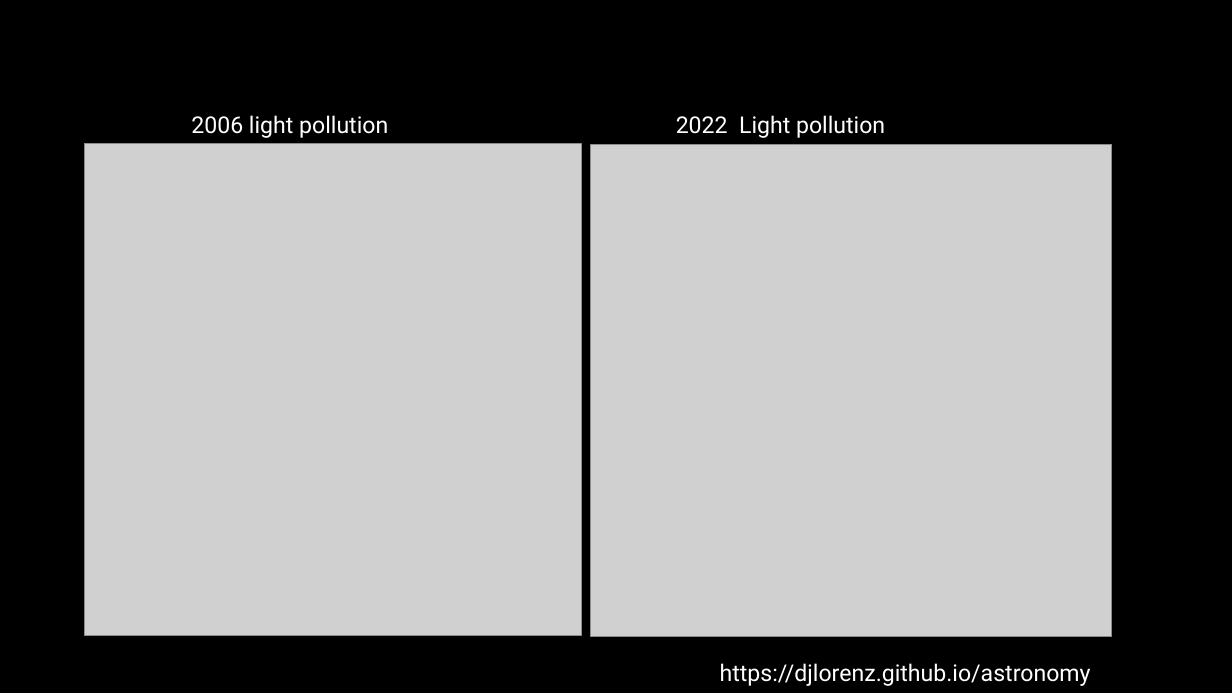
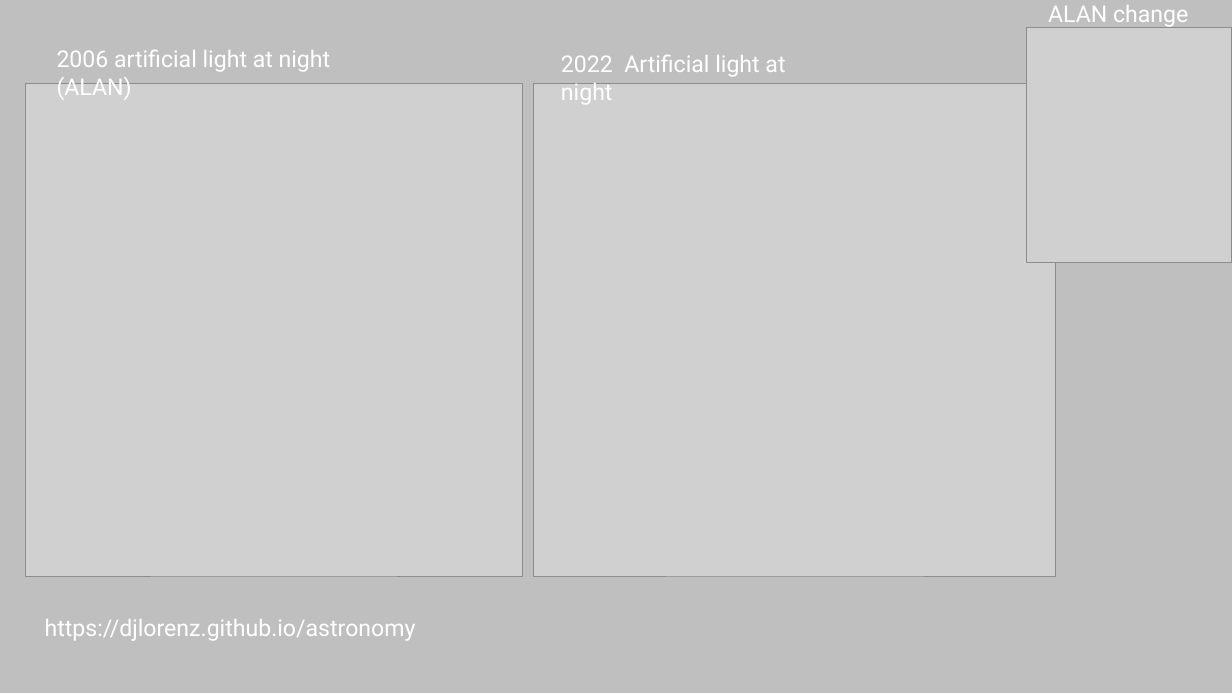
Before and after one commit to nmdarksky/nmdarksky.github.io, a slide deck: slide 6 of presentations/Revising the NSPA.pptx. Drawn at 1232x693 pixels with LibreOffice and Linux fonts; fonts in the diff are those of the drawing; grey boxes stand for pictures. Boxes give left, top, right and bottom in pixels: in the first picture for what was removed or moved away, otherwise in the second. Text is boxed around its words. In the diff, an @@ line names an element or a change of style, - is before the commit and + after.

```diff
--- a/presentations/Revising the NSPA.pptx
+++ b/presentations/Revising the NSPA.pptx
@@ background #000000 to #BFBFBF @@
@@ picture added at (1027,28,1232,263) @@
@@ text added at (1048,5,1188,27), 18 pt, text #FFFFFF @@
+ALAN change
@@ text at (57,50,331,100): text changed @@
-2006 light pollution
+2006 artificial light at night (ALAN)
@@ text at (561,55,785,104): text changed @@
-2022 Light pollution
+2022 Artificial light at night
@@ picture: place and size @@
-picture at (85,143,581,636)
+picture at (26,84,522,577)
@@ picture: place and size @@
-picture at (591,144,1113,637)
+picture at (533,84,1055,577)
@@ text "https://djlorenz.github.io/astronomy": place and size @@
-text "https://djlorenz.github.io/astronomy" at (720,663,1091,686)
+text "https://djlorenz.github.io/astronomy" at (45,619,416,641)
```
Also in this commit, not shown: 5 other slides changed.
